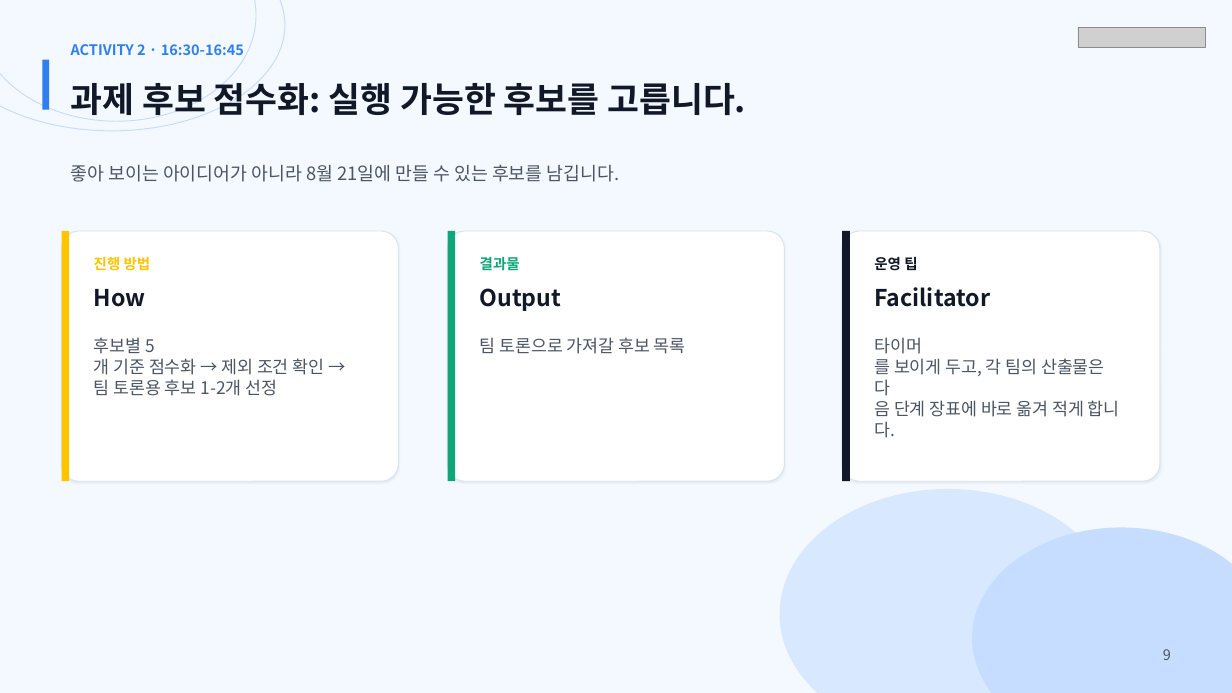
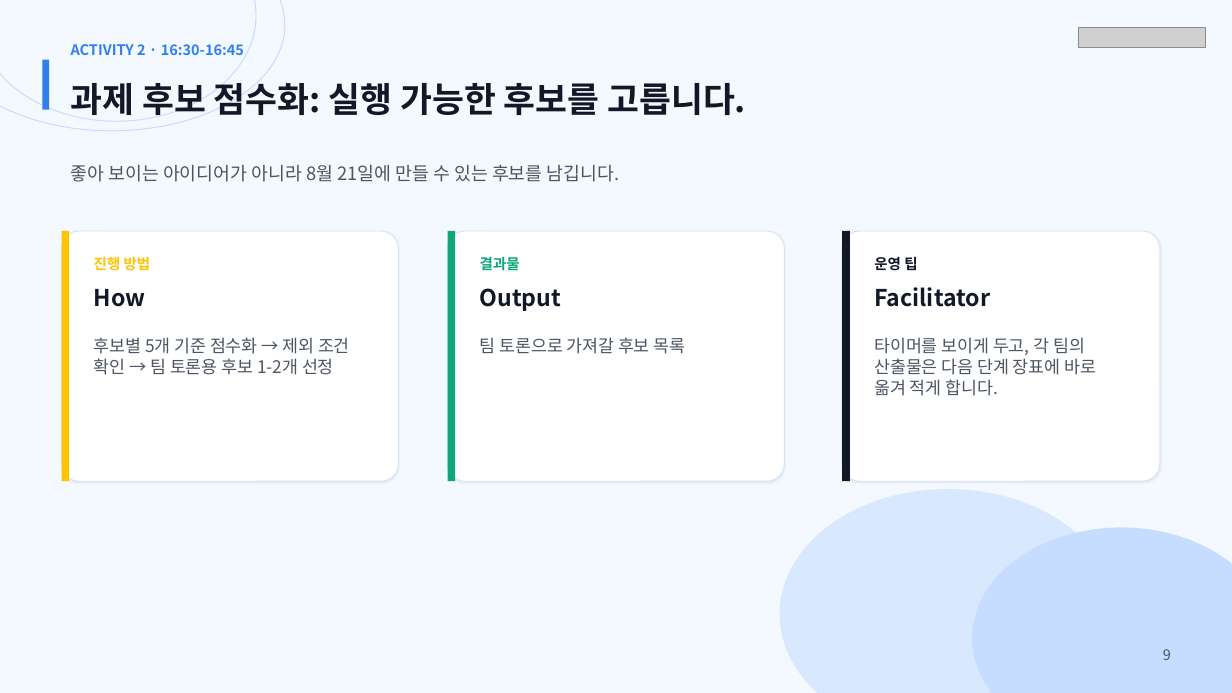
Before and after one commit to MagicecoleAI/shinsegae-ic-ai-native-workshop, a slide deck: slide 9 of outputs/shinsegae-ai4pm-0626-3h-workshop.pptx. Drawn at 1232x693 pixels with LibreOffice and Linux fonts; fonts in the diff are those of the drawing; grey boxes stand for pictures. Boxes give left, top, right and bottom in pixels: in the first picture for what was removed or moved away, otherwise in the second. Text is boxed around its words. In the diff, an @@ line names an element or a change of style, - is before the commit and + after.

Commit message:
Fix workshop slide text wrapping

```diff
--- a/outputs/shinsegae-ai4pm-0626-3h-workshop.pptx
+++ b/outputs/shinsegae-ai4pm-0626-3h-workshop.pptx
@@ text at (94, 337, 350, 375): spaces changed @@
-후보별 5개 기준 점수화 → 제외 조건 확인 →
-팀 토론용 후보 1-2개 선정
+후보별 5개 기준 점수화 → 제외 조건
+확인 → 팀 토론용 후보 1-2개 선정
@@ text at (874, 337, 1096, 396): text changed @@
-타이머를 보이게 두고, 각 팀의 산출물은
-다음 단계 장표에 바로 옮겨 적게 합니다.
+타이머를 보이게 두고, 각 팀의
+산출물은 다음 단계 장표에 바로
+옮겨 적게 합니다.
```
Also in this commit, not shown: 18 other slides changed, 1 other file.
